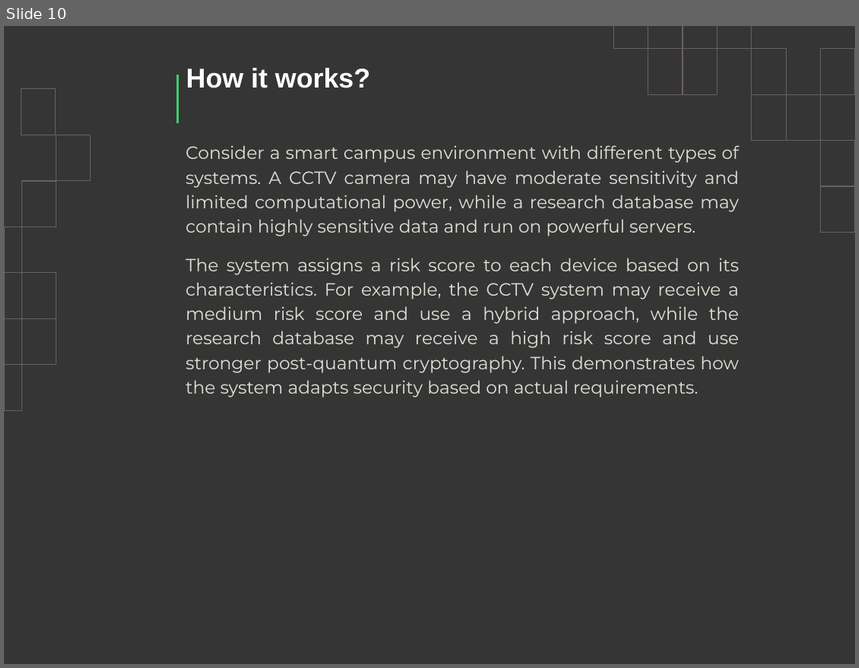
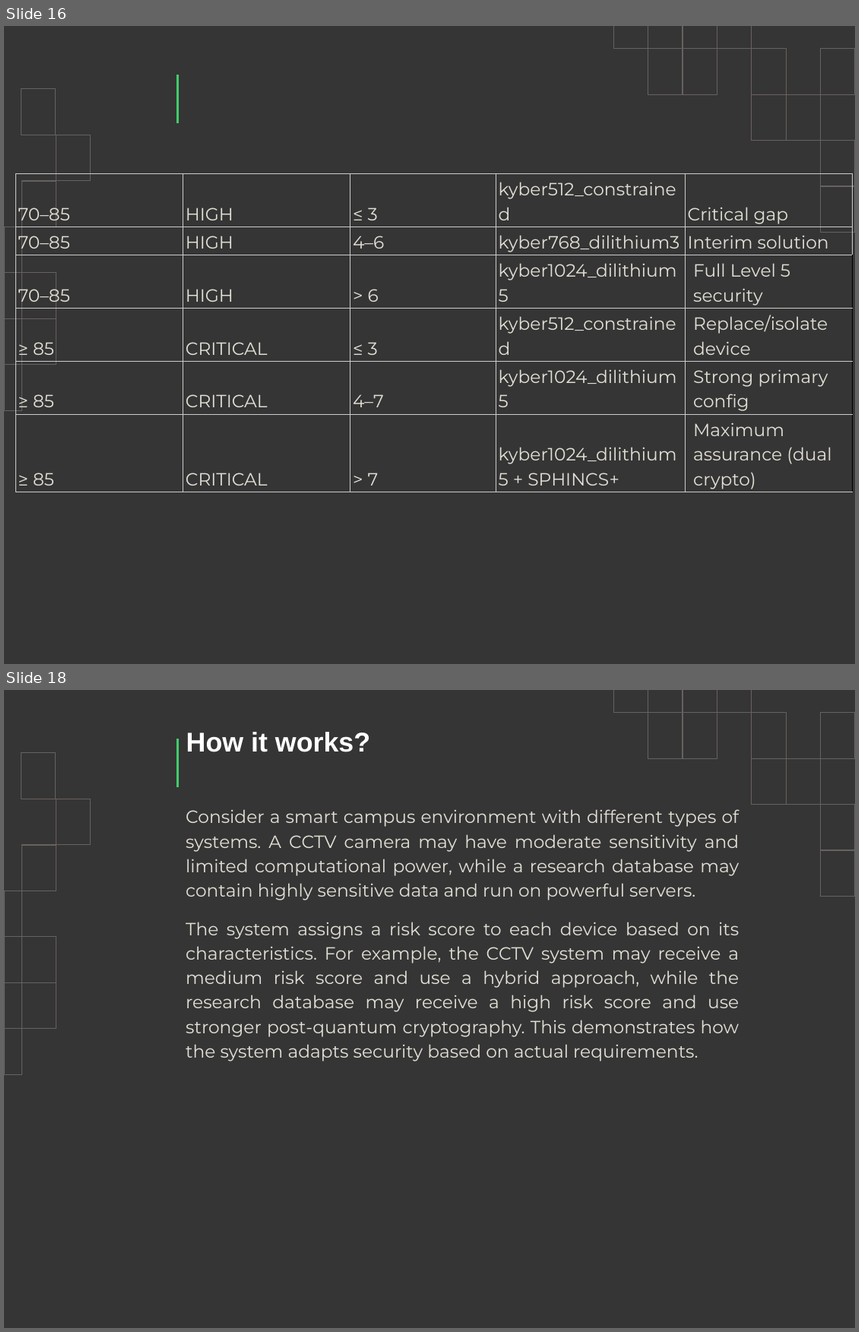
Before and after one commit to TheUnmeshRaj/Quantum-Risk-Aware-Context-Adaptive-PQC-Framework, a slide deck: docs/Proposal.pptx. Shown one above the other, each under a label of ours: slide 10 before the commit, slides 16 and 18 after it; the slides between them are not shown. The pictures are 859x668 and 859x1332 pixels, drawn with LibreOffice and Linux fonts; fonts in the diff are those of the drawing. Boxes give left, top, right and bottom in pixels: in the first picture for what was removed or moved away, otherwise in the second. Text is boxed around its words. In the diff, an @@ line names an element or a change of style, - is before the commit and + after.

```diff
--- a/docs/Proposal.pptx
+++ b/docs/Proposal.pptx
@@ slide 16 added at [4, 26, 855, 664], background #353535; not listed: 22 template elements that a slide beside it also shows @@
@@ table added at [15, 174, 853, 493], 6 rows, 5 columns @@
+70–85 | HIGH | ≤ 3 | kyber512_constrained | Critical gap
+70–85 | HIGH | 4–6 | kyber768_dilithium3 | Interim solution
+70–85 | HIGH | > 6 | kyber1024_dilithium5 | Full Level 5 security
+≥ 85 | CRITICAL | ≤ 3 | kyber512_constrained | Replace/isolate device
+≥ 85 | CRITICAL | 4–7 | kyber1024_dilithium5 | Strong primary config
+≥ 85 | CRITICAL | > 7 | kyber1024_dilithium5 + SPHINCS+ | Maximum assurance (dual crypto)
@@ what was slide 10 is now slide 18 @@
```
Also in this commit, not shown: 1 slide changed, 7 other slides added, 3 other files.
